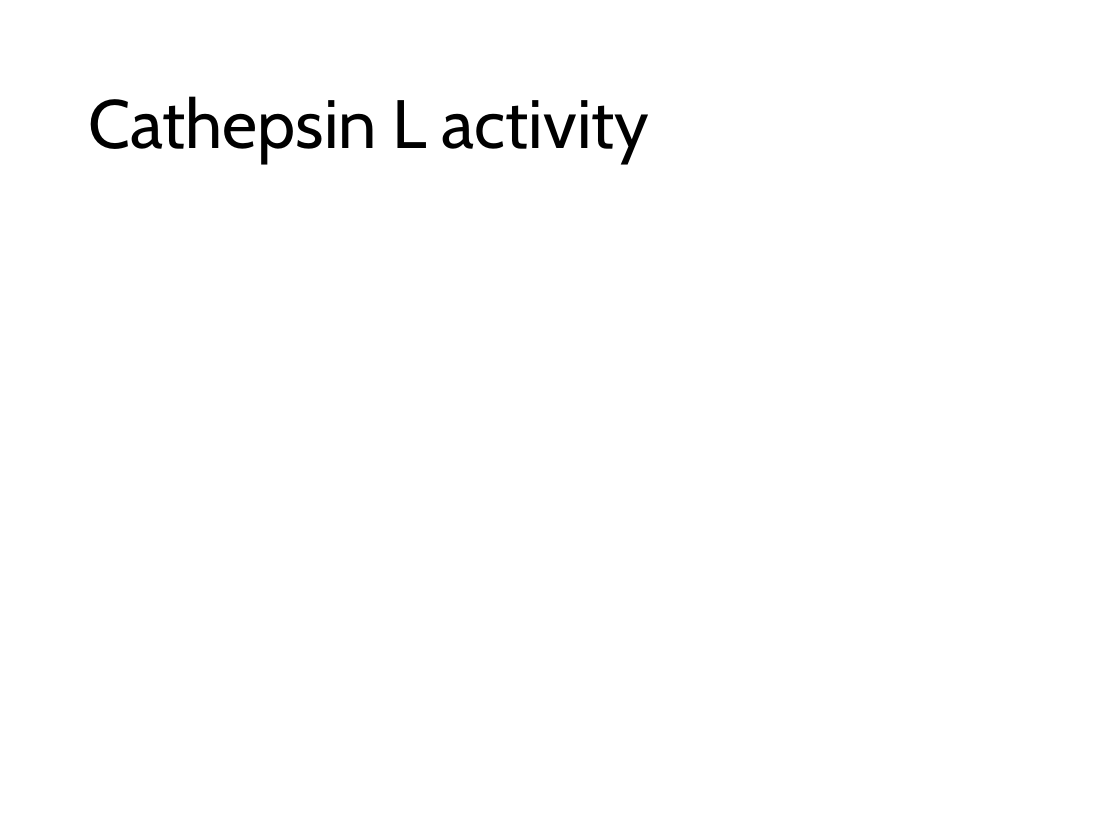
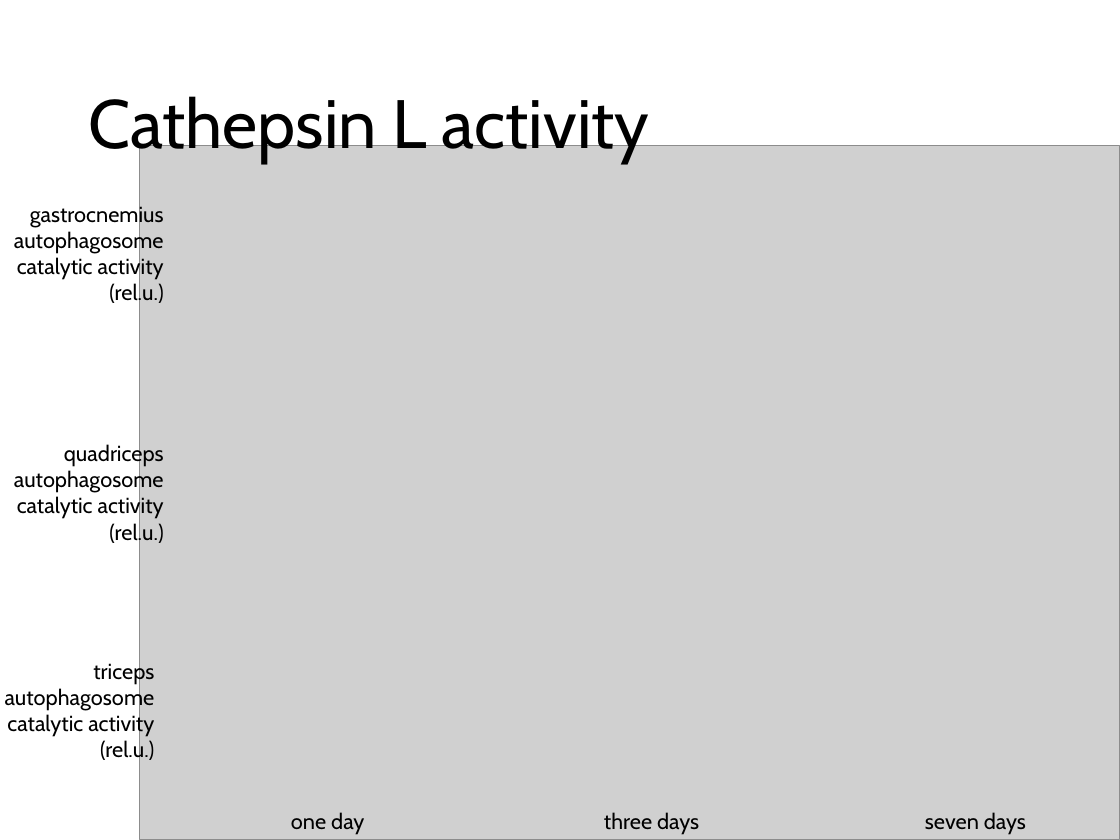
Before and after one commit to nvalexander/dissertation, a slide deck: slide 29 of defense.pptx. Drawn at 1120x840 pixels with LibreOffice and Linux fonts; fonts in the diff are those of the drawing; grey boxes stand for pictures. Boxes give left, top, right and bottom in pixels: in the first picture for what was removed or moved away, otherwise in the second. Text is boxed around its words. In the diff, an @@ line names an element or a change of style, - is before the commit and + after.

```diff
--- a/defense.pptx
+++ b/defense.pptx
@@ picture added at bbox=[140, 146, 1120, 840] @@
@@ text added at bbox=[14, 203, 164, 306], 14 pt, text #000000 @@
+gastrocnemius autophagosome catalytic activity (rel.u.)
@@ text added at bbox=[14, 443, 164, 545], 14 pt, text #000000 @@
+quadriceps autophagosome catalytic activity (rel.u.)
@@ text added at bbox=[5, 660, 155, 763], 14 pt, text #000000 @@
+triceps autophagosome catalytic activity (rel.u.)
@@ text added at bbox=[291, 812, 364, 835], 14 pt, text #000000 @@
+one day
@@ text added at bbox=[604, 812, 699, 835], 14 pt, text #000000 @@
+three days
@@ text added at bbox=[925, 812, 1026, 835], 14 pt, text #000000 @@
+seven days
```
Also in this commit, not shown: 1 other slide changed, 2 other files.
